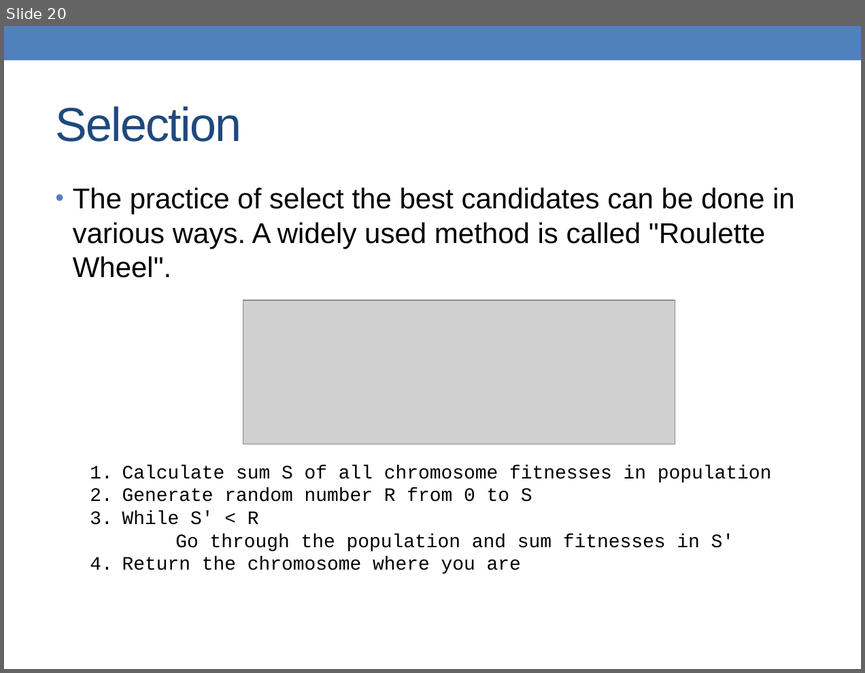
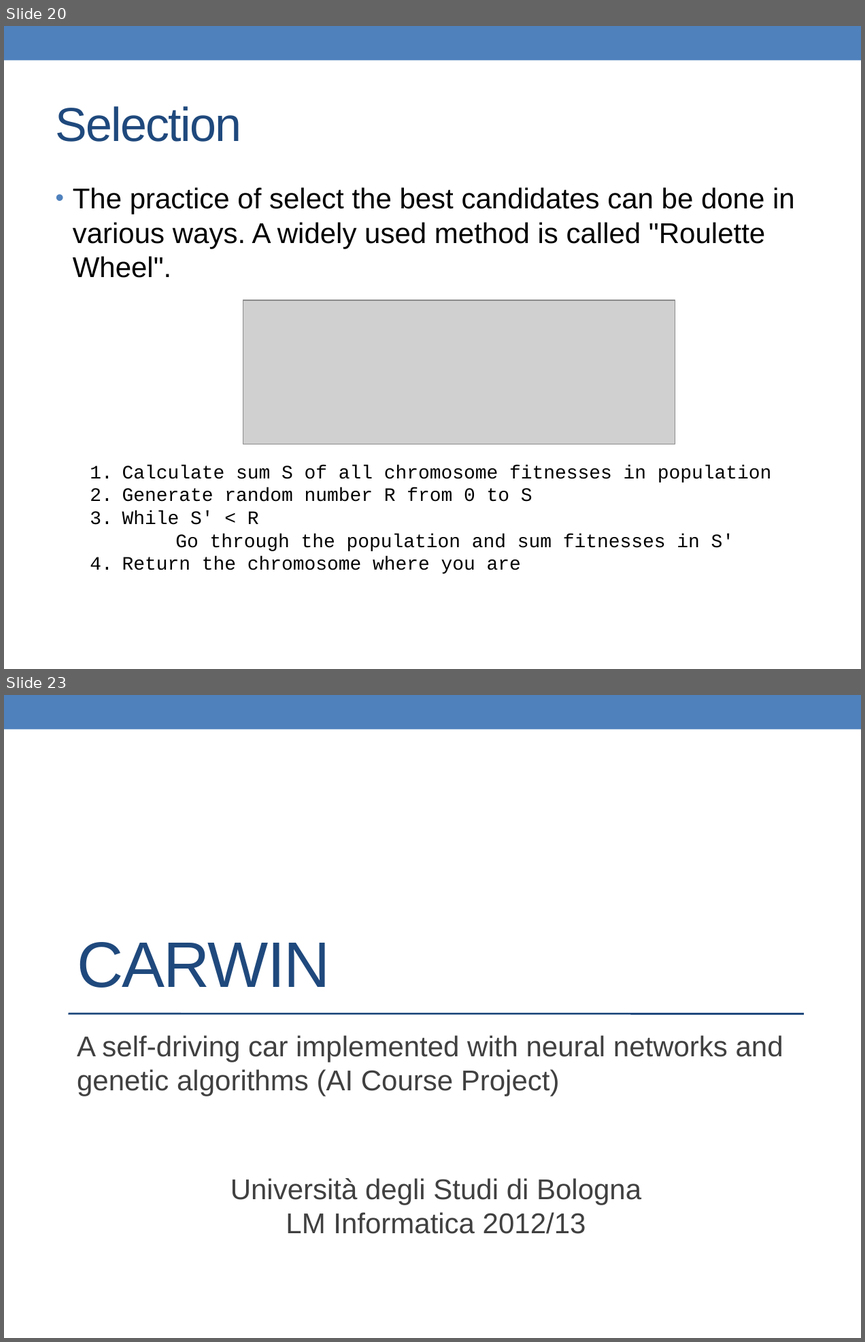
Before and after one commit to alessandrofrancesconi/carwin, a slide deck: presentation.pptx. Shown one above the other, each under a label of ours: slide 20 before the commit, slides 20 and 23 after it; the slides between them are not shown. The pictures are 865x673 and 865x1342 pixels, drawn with LibreOffice and Linux fonts; fonts in the diff are those of the drawing; grey boxes stand for pictures. Boxes give left, top, right and bottom in pixels: in the first picture for what was removed or moved away, otherwise in the second. Text is boxed around its words. In the diff, an @@ line names an element or a change of style, - is before the commit and + after.

```diff
--- a/presentation.pptx
+++ b/presentation.pptx
@@ slide 23 added at (4,695,861,1338), background #FFFFFF; not listed: 1 template element that a slide beside it also shows @@
@@ title added at (77,942,330,987), 54 pt, text #1F497D @@
+CARWIN
@@ line added from (68, 1014) to (804, 1014), #1F497D 1.5 pt @@
@@ subtitle added at (77,1035,783,1234), 24 pt, text #404040 @@
+A self-driving car implemented with neural networks and genetic algorithms (AI Course Project)
+Università degli Studi di Bologna
+LM Informatica 2012/13
```
Also in this commit, not shown: 7 slides changed, 9 other files.
